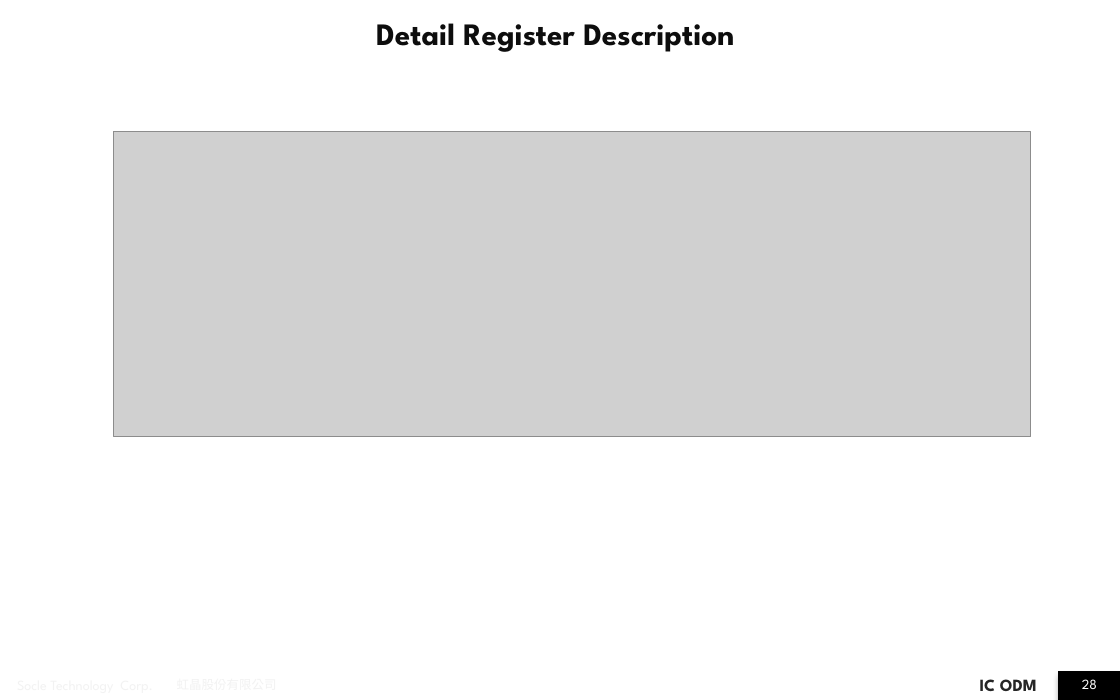
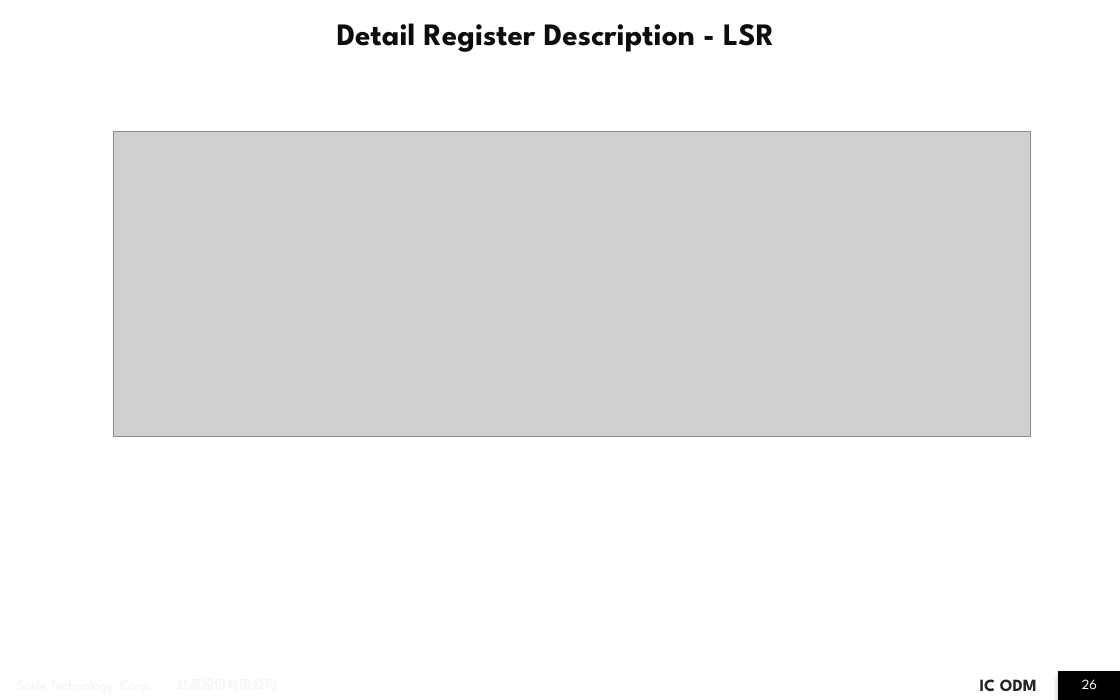
Before and after one commit to JomaskTsai/ppt_linux, a slide deck: slide 26 of i2c_report_ben.pptx (slide 28 before the commit). Drawn at 1120x700 pixels with LibreOffice and Linux fonts; fonts in the diff are those of the drawing; grey boxes stand for pictures; background and template pictures are left out. Boxes give left, top, right and bottom in pixels: in the first picture for what was removed or moved away, otherwise in the second. Text is boxed around its words. In the diff, an @@ line names an element or a change of style, - is before the commit and + after.

```diff
--- a/i2c_report_ben.pptx
+++ b/i2c_report_ben.pptx
@@ title at [337,23,774,52]: text changed @@
-Detail Register Description
+Detail Register Description - LSR
@@ page number at [1082,679,1097,689]: text changed @@
-28
+26
```
Also in this commit, not shown: 15 other slides changed, 1 slide removed.
